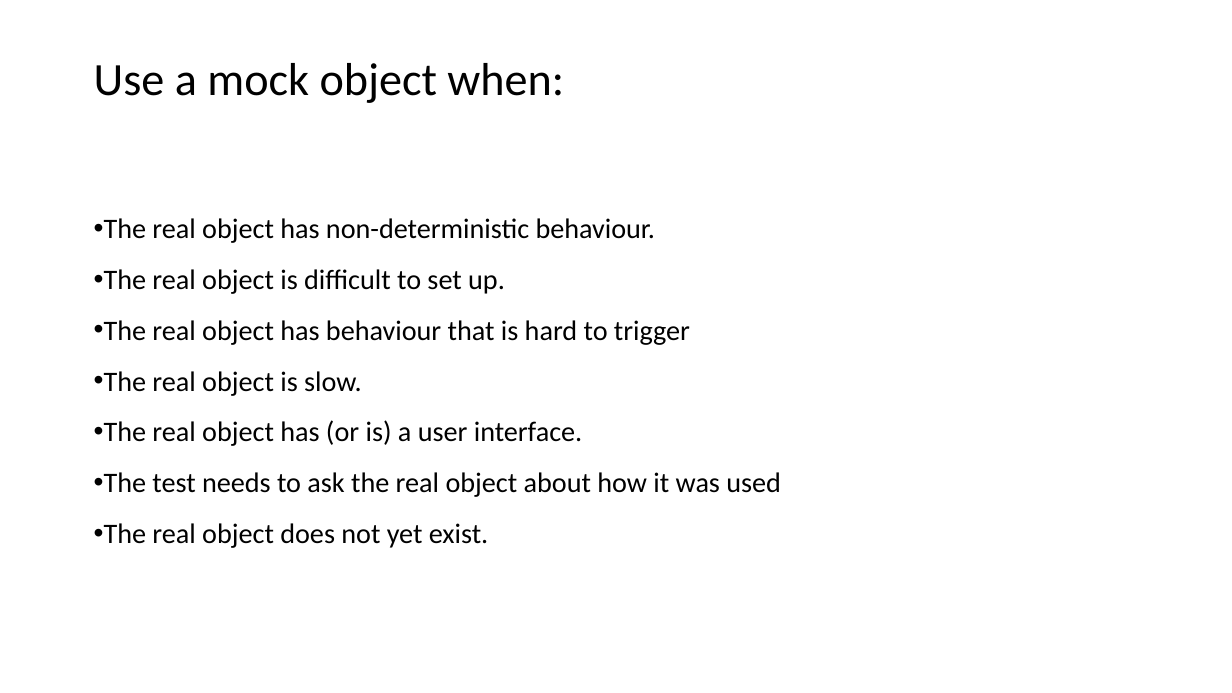
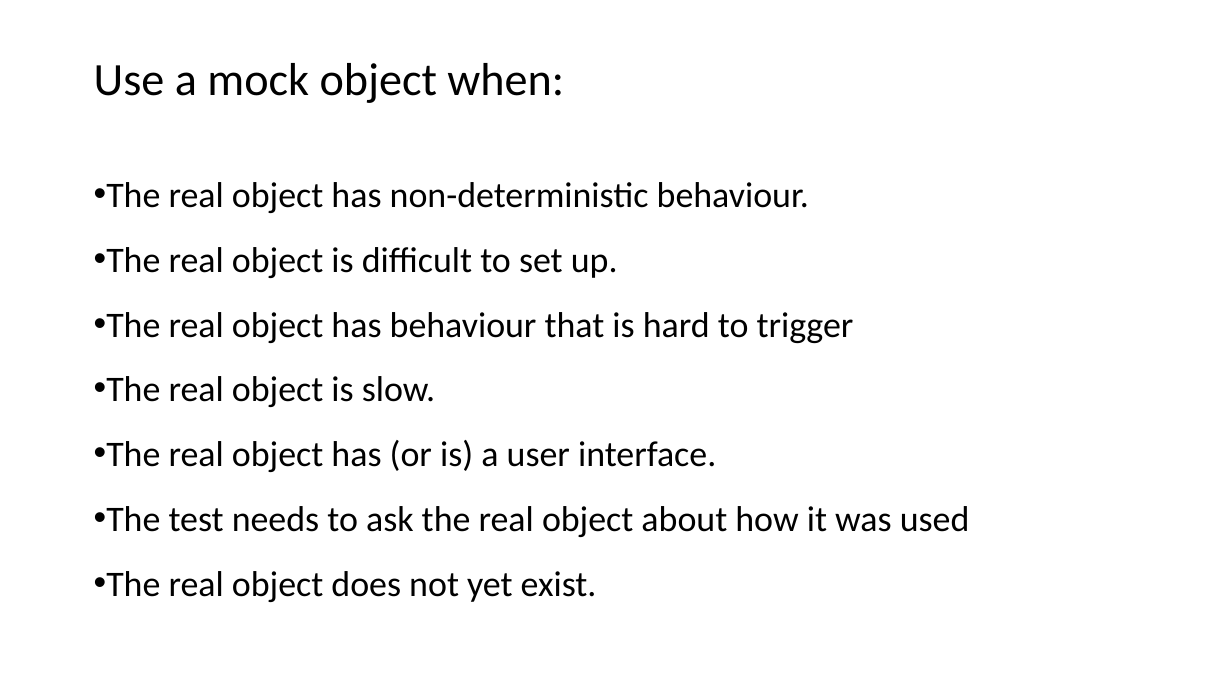
Before and after one commit to docljn/phpunit-or-prophecy-for-mocks, a slide deck: slide 10 of Creating Unit Test Mocks - PHPUnit or Prophecy.pptx. Drawn at 1232x693 pixels with LibreOffice and Linux fonts; fonts in the diff are those of the drawing. Boxes give left, top, right and bottom in pixels: in the first picture for what was removed or moved away, otherwise in the second. Text is boxed around its words. In the diff, an @@ line names an element or a change of style, - is before the commit and + after.

```diff
--- a/Creating Unit Test Mocks - PHPUnit or Prophecy.pptx
+++ b/Creating Unit Test Mocks - PHPUnit or Prophecy.pptx
@@ text "The real object has non-deterministic ...": place and size @@
-text "The real object has non-deterministic ..." at [104, 218, 781, 548]
+text "The real object has non-deterministic ..." at [106, 182, 970, 602]
@@ text "The real object has non-deterministic ..." at [106, 182, 970, 602]: size 22 to 28 pt @@
```
Also in this commit, not shown: 4 other slides changed.
